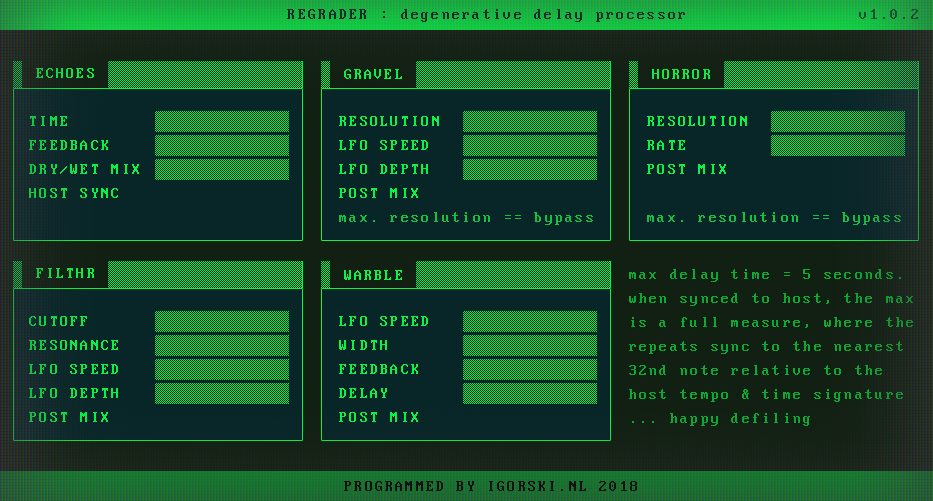
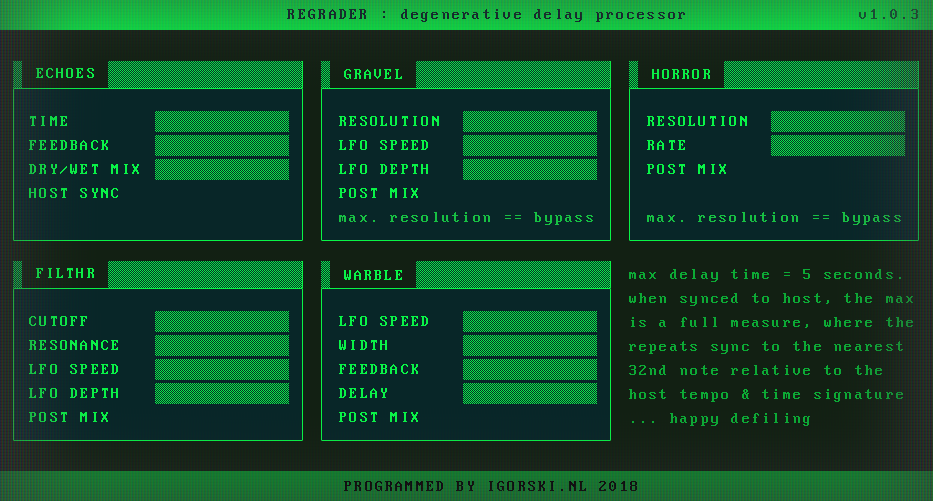
Layer changes from the first 933x501 image to the second:
painted on "version number" over [911, 12, 918, 19]
